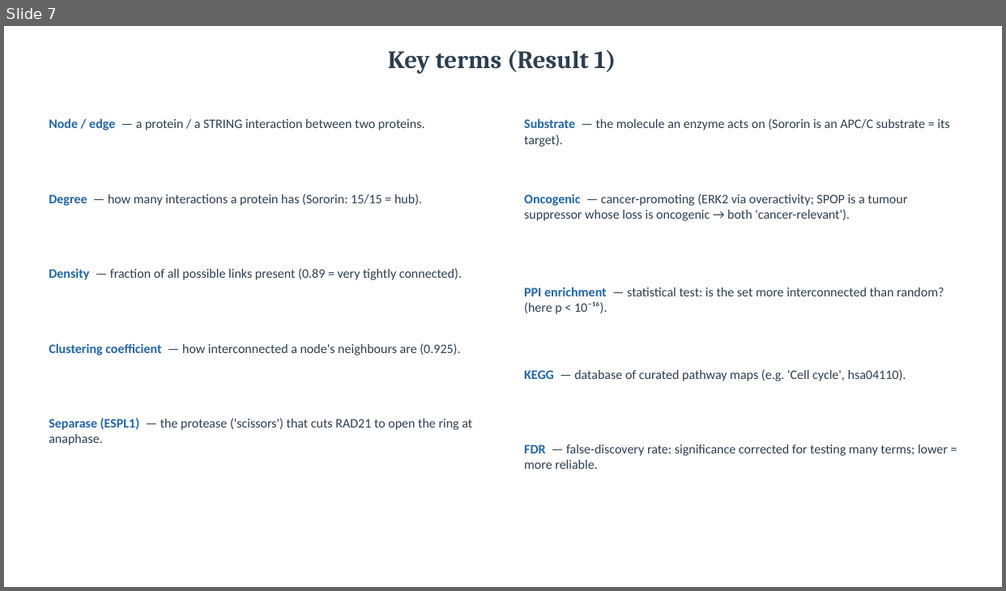
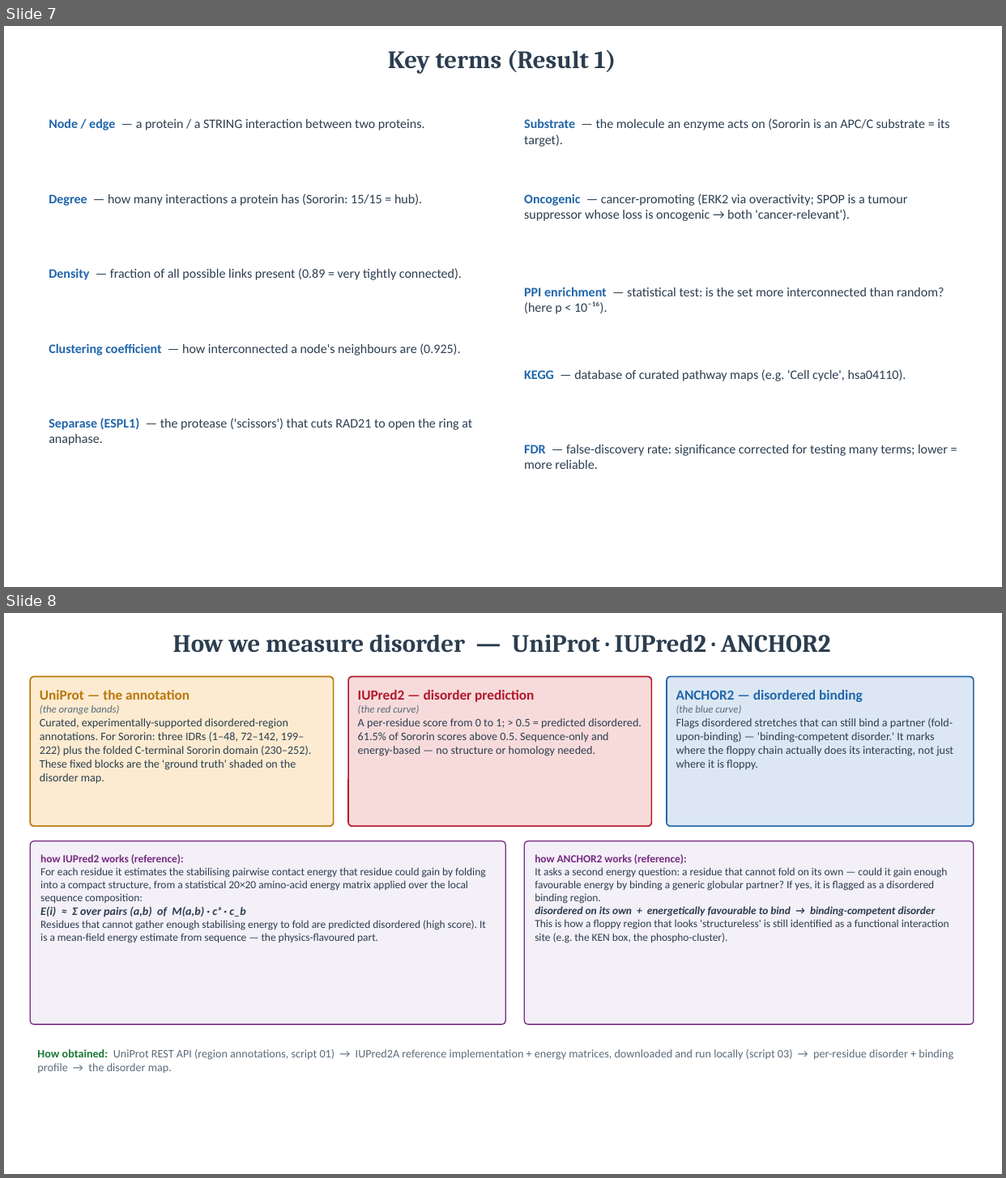
Before and after one commit to amirh0ss3in/Sororin_project, a slide deck: Sororin_mechanism_flowchart.pptx. Shown one above the other, each under a label of ours: slide 7 before the commit, slides 7 and 8 after it. The pictures are 1006x591 and 1006x1178 pixels, drawn with LibreOffice and Linux fonts; fonts in the diff are those of the drawing. Boxes give left, top, right and bottom in pixels: in the first picture for what was removed or moved away, otherwise in the second. Text is boxed around its words. In the diff, an @@ line names an element or a change of style, - is before the commit and + after.

```diff
--- a/Sororin_mechanism_flowchart.pptx
+++ b/Sororin_mechanism_flowchart.pptx
@@ slide 8 added at (4, 613, 1002, 1174), background #FFFFFF @@
@@ text added at (173, 634, 831, 653), 24 pt, text #2C3E50, bold @@
+How we measure disorder — UniProt · IUPred2 · ANCHOR2
@@ rounded rectangle added at (30, 677, 334, 826), fill #FCEBD0, outline #B9770E 1.3 pt, 11 pt, text #2C3E50 @@
+UniProt — the annotation
+(the orange bands)
+Curated, experimentally-supported disordered-region annotations. For Sororin: three IDRs (1–48, 72–142, 199–222) plus the folded C-terminal Sororin domain (230–252). These fixed blocks are the 'ground truth' shaded on the disorder map.
@@ rounded rectangle added at (348, 677, 651, 826), fill #F7DBDB, outline #B2182B 1.3 pt, 11 pt, text #2C3E50 @@
+IUPred2 — disorder prediction
+(the red curve)
+A per-residue score from 0 to 1; > 0.5 = predicted disordered. 61.5% of Sororin scores above 0.5. Sequence-only and energy-based — no structure or homology needed.
@@ rounded rectangle added at (667, 677, 974, 826), fill #DCE7F3, outline #2166AC 1.3 pt, 11 pt, text #2C3E50 @@
+ANCHOR2 — disordered binding
+(the blue curve)
+Flags disordered stretches that can still bind a partner (fold-upon-binding) — 'binding-competent disorder.' It marks where the floppy chain actually does its interacting, not just where it is floppy.
@@ rounded rectangle added at (30, 841, 505, 1024), fill #F4F0F7, outline #762A83 1 pt, 10.5 pt, text #2C3E50 @@
+how IUPred2 works (reference):
+For each residue it estimates the stabilising pairwise contact energy that residue could gain by folding into a compact structure, from a statistical 20×20 amino-acid energy matrix applied over the local sequence composition:
+E(i) ≈ Σ over pairs (a,b) of M(a,b) · cₐ · c_b
+Residues that cannot gather enough stabilising energy to fold are predicted disordered (high score). It is a mean-field energy estimate from sequence — the physics-flavoured part.
@@ rounded rectangle added at (524, 841, 974, 1024), fill #F4F0F7, outline #762A83 1 pt, 10.5 pt, text #2C3E50 @@
+how ANCHOR2 works (reference):
+It asks a second energy question: a residue that cannot fold on its own — could it gain enough favourable energy by binding a generic globular partner? If yes, it is flagged as a disordered binding region.
+disordered on its own + energetically favourable to bind → binding-competent disorder
+This is how a floppy region that looks 'structureless' is still identified as a functional interaction site (e.g. the KEN box, the phospho-cluster).
@@ text added at (37, 1050, 953, 1074), 11 pt, text #5A6B7B @@
+How obtained: UniProt REST API (region annotations, script 01) → IUPred2A reference implementation + energy matrices, downloaded and run locally (script 03) → per-residue disorder + binding profile → the disorder map.
```
Also in this commit, not shown: 1 slide changed, 1 other slide added, 5 other files.
